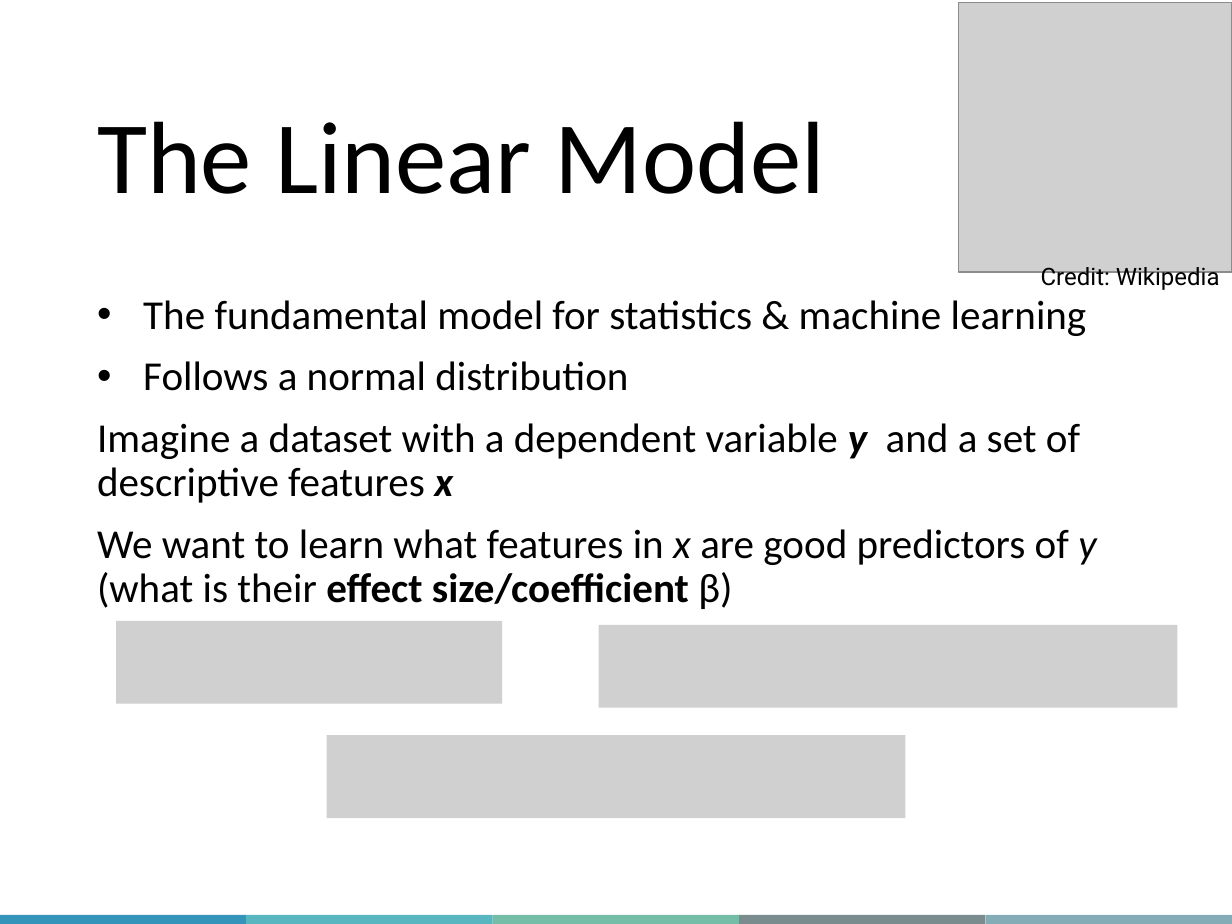
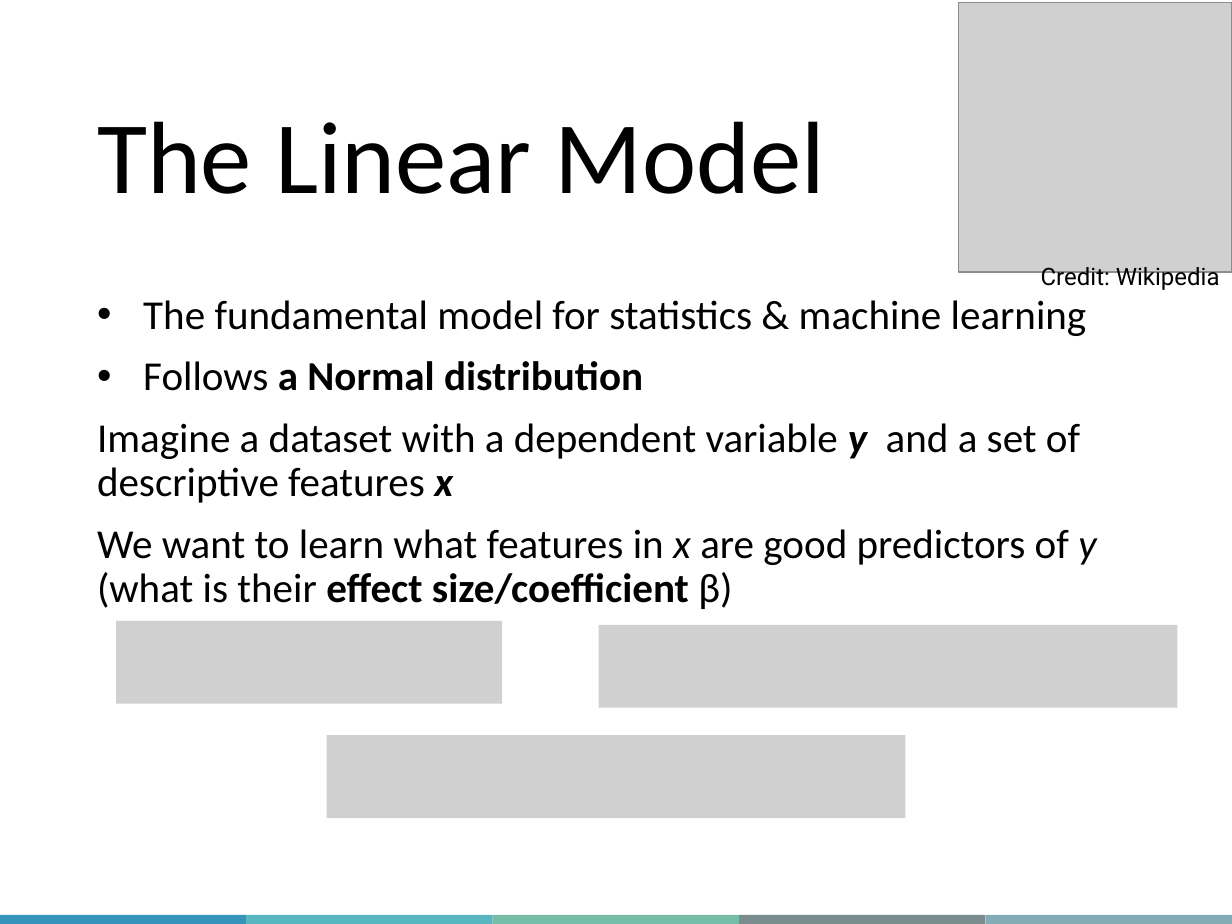
Before and after one commit to QLS-MiCM/StatsInR, a slide deck: slide 13 of slides/QLS-MiCM_StatisticsInR.pptx. Drawn at 1232x924 pixels with LibreOffice and Linux fonts; fonts in the diff are those of the drawing; grey boxes stand for pictures; background and template pictures are left out. Boxes give left, top, right and bottom in pixels: in the first picture for what was removed or moved away, otherwise in the second. Text is boxed around its words. In the diff, an @@ line names an element or a change of style, - is before the commit and + after.

```diff
--- a/slides/QLS-MiCM_StatisticsInR.pptx
+++ b/slides/QLS-MiCM_StatisticsInR.pptx
@@ text at (x1=143, y1=361, x2=643, y2=391): text changed; bold on @@
-• Follows a normal distribution
+• Follows a Normal distribution
```
Also in this commit, not shown: 7 other slides changed, 4 other files.
